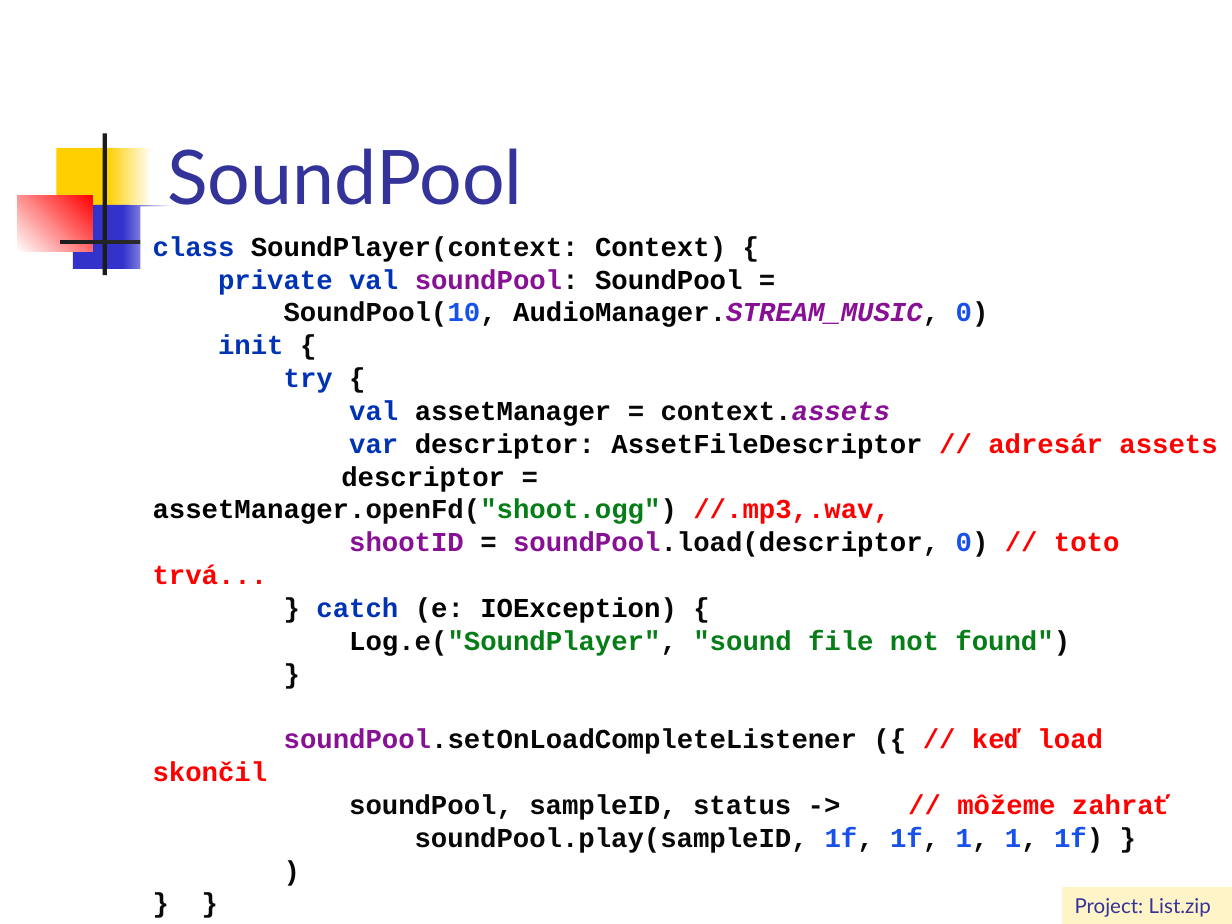
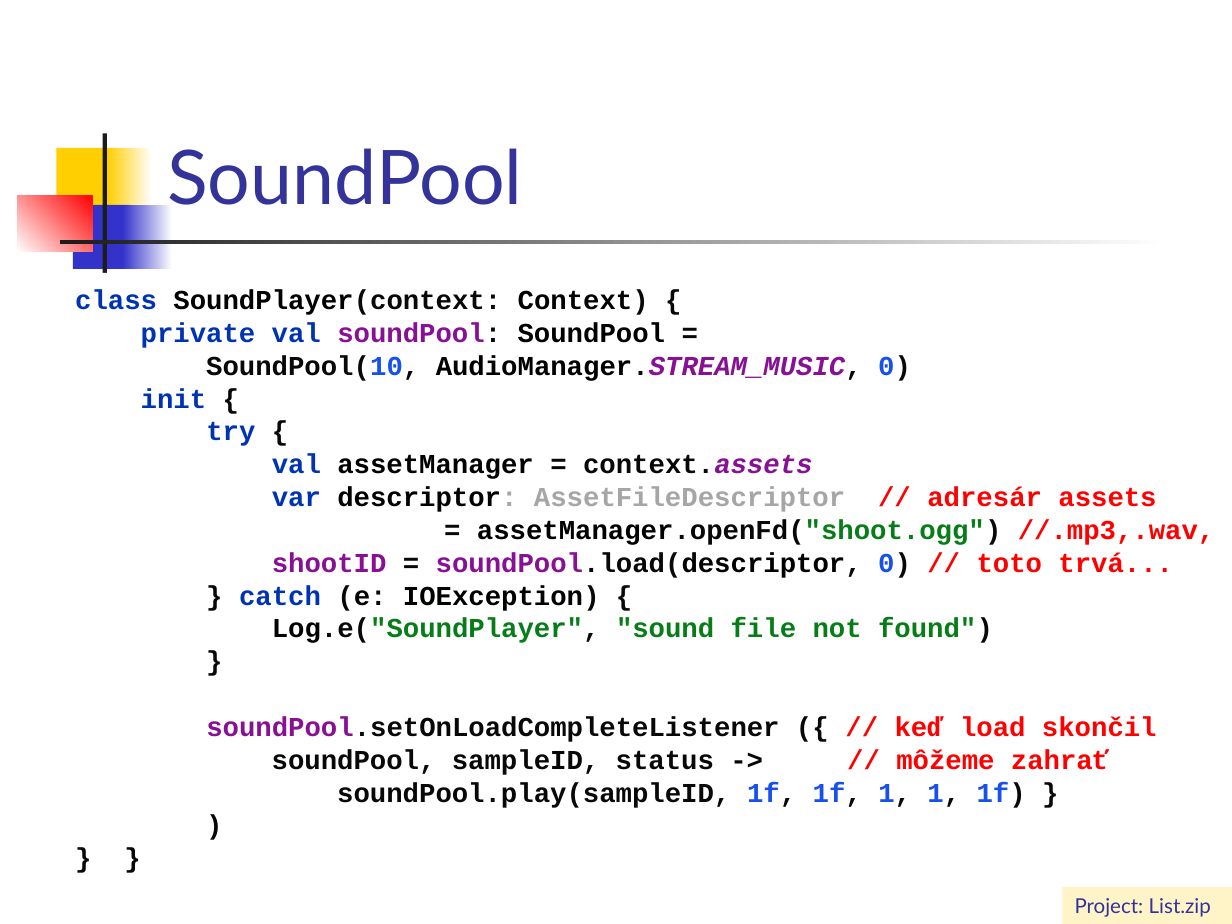
Before and after one commit to vmandro/Prednasky, a slide deck: slide 15 of 04/04_Android.ppt (slide 14 before the commit). Drawn at 1232x924 pixels with LibreOffice and Linux fonts; fonts in the diff are those of the drawing. Boxes give left, top, right and bottom in pixels: in the first picture for what was removed or moved away, otherwise in the second. Text is boxed around its words. In the diff, an @@ line names an element or a change of style, - is before the commit and + after.

```diff
--- a/04/04_Android.ppt
+++ b/04/04_Android.ppt
@@ text "class SoundPlayer(context: Context) { private ...": place and size @@
-text "class SoundPlayer(context: Context) { private ..." at (153, 236, 1217, 853)
+text "class SoundPlayer(context: Context) { private ..." at (75, 290, 1215, 808)
@@ text at (141, 355, 1215, 643): text changed @@
-SoundPool(10, AudioManager.STREAM_MUSIC, 0)
-init {
-try {
-val assetManager = context.assets
-var descriptor: AssetFileDescriptor // adresár assets
-descriptor = assetManager.openFd("shoot.ogg") //.mp3,.wav,
-shootID = soundPool.load(descriptor, 0) // toto trvá...
-} catch (e: IOException) {
-Log.e("SoundPlayer", "sound file not found")
-}
+SoundPool(10, AudioManager.STREAM_MUSIC, 0)
+init {
+try {
+val assetManager = context.assets
+var descriptor: AssetFileDescriptor // adresár assets
+= assetManager.openFd("shoot.ogg") //.mp3,.wav,
+shootID = soundPool.load(descriptor, 0) // toto trvá...
+} catch (e: IOException) {
+Log.e("SoundPlayer", "sound file not found")
+}
```
Also in this commit, not shown: 19 other slides changed, 8 slides added, 3 other files.
